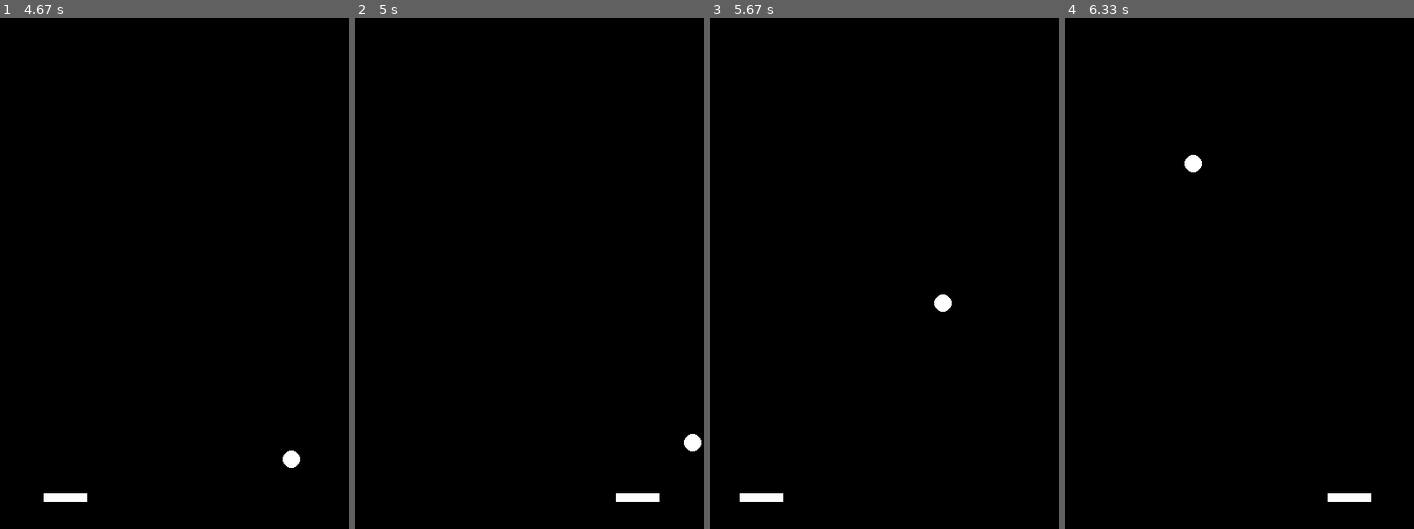
Above: before the commit, frames 1-4 (left to right).
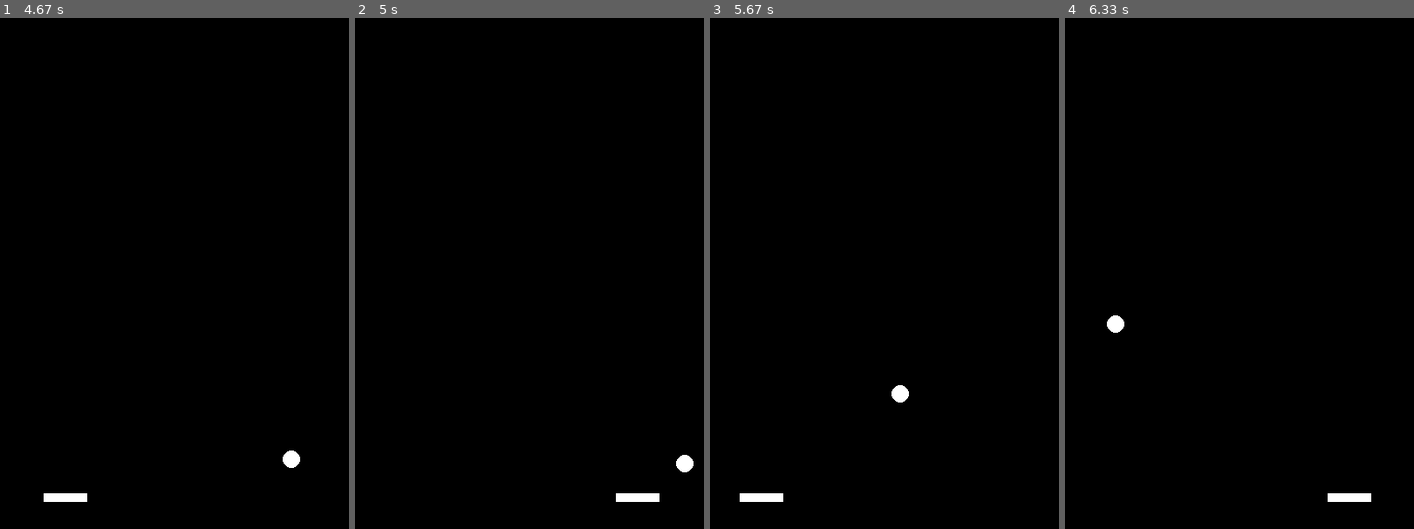
Above: after the commit, the same moments.

Repository: Vermee81/pygame-pingpong
Game: pygame game, started from main.py
The game is run twice, just before and just after one commit, with the same random seed, the same clock (stepped at 60 frames per second) and the same inputs.
Inputs (mouse positions are in pixels of both pictures, inside the frame that each line leads up to):
- Up to frame 1 (4.67 s): click (286, 263) at 0.38 s; click (209, 396) at 0.72 s; click (300, 462) at 1.05 s; click (90, 176) at 1.38 s; click (174, 345) at 1.72 s; click (125, 171) at 2.05 s; click (296, 416) at 2.38 s; click (62, 329) at 2.72 s; click (73, 176) at 3.05 s; click (90, 370) at 3.38 s; click (300, 401) at 3.72 s; click (69, 472) at 4.05 s; click (66, 314) at 4.38 s
- Up to frame 2 (5 s): click (637, 406) at 4.72 s
- Up to frame 3 (5.67 s): click (947, 452) at 5.05 s; click (762, 462) at 5.38 s
- Up to frame 4 (6.33 s): click (1152, 365) at 5.72 s; click (1351, 161) at 6.05 s

Frame 1 is identical in both runs. In frame 2, 0.3% of the frame differs, in the area x 92-100%, y 81-89%; in frame 3, 0.3%; in frame 4, 0.3%.

Commit message:
:sparkles: 棒に当たる位置によって反射角度を変える
棒の右端に当たった時は45度で反射させる。
中央の時は90度で反射させる。
棒の左端に当たった時は135度で反射させる。

Diff:
--- a/model/ball.py
+++ b/model/ball.py
@@ -1,5 +1,6 @@
 import pygame
 from pygame.locals import Rect
+from math import sqrt, cos, sin, radians
 
 
 class Ball:
@@ -39,7 +40,11 @@
                 self.dx = -self.dx
             elif self.bar.rect.top >= old_rect.bottom:
                 self.rect.bottom = self.bar.rect.top
-                self.dy = -self.dy
+                x = self.rect.centerx - self.bar.rect.left
+                y = (45 - 135) * x / self.bar.rect.width + 135
+                diagonal_speed = sqrt(self.dx**2 + self.dy**2)
+                self.dx = diagonal_speed * cos(radians(y))
+                self.dy = -1 * diagonal_speed * sin(radians(y))
             else:
                 self.rect.top = self.bar.rect.bottom
                 self.dy = -self.dy
